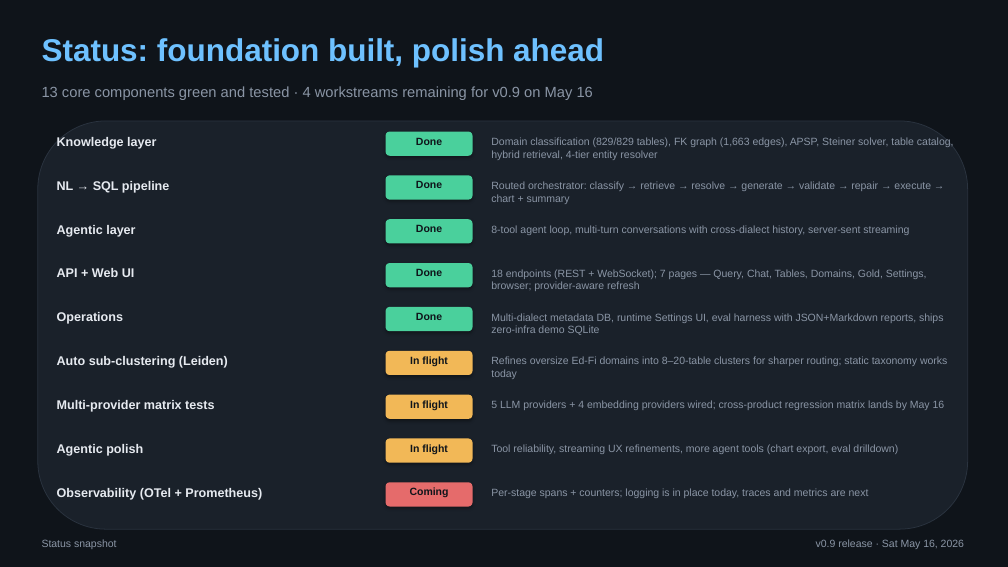
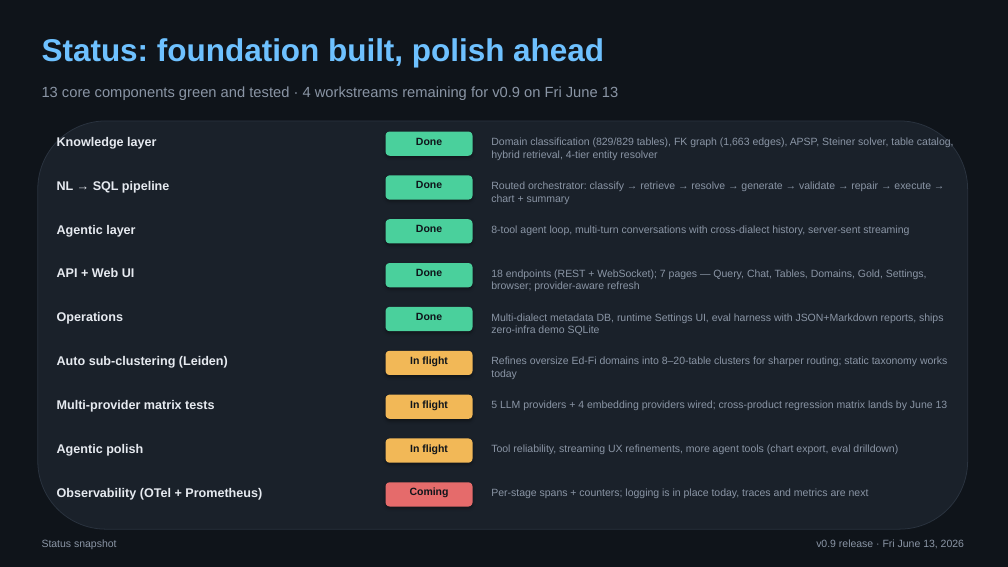
Before and after one commit to bharatmohanthakur/heavy_text2sql, a slide deck: slide 3 of docs/architecture_deck.pptx. Drawn at 1008x567 pixels with LibreOffice and Linux fonts; fonts in the diff are those of the drawing. Boxes give left, top, right and bottom in pixels: in the first picture for what was removed or moved away, otherwise in the second. Text is boxed around its words. In the diff, an @@ line names an element or a change of style, - is before the commit and + after.

```diff
--- a/docs/architecture_deck.pptx
+++ b/docs/architecture_deck.pptx
@@ text at (42,86,618,100): text changed @@
-13 core components green and tested · 4 workstreams remaining for v0.9 on May 16
+13 core components green and tested · 4 workstreams remaining for v0.9 on Fri June 13
@@ text at (491,400,948,410): text changed @@
-5 LLM providers + 4 embedding providers wired; cross-product regression matrix lands by May 16
+5 LLM providers + 4 embedding providers wired; cross-product regression matrix lands by June 13
@@ text at (816,539,964,548): text changed @@
-v0.9 release · Sat May 16, 2026
+v0.9 release · Fri June 13, 2026
```
Also in this commit, not shown: 8 other slides changed, 1 other file.
